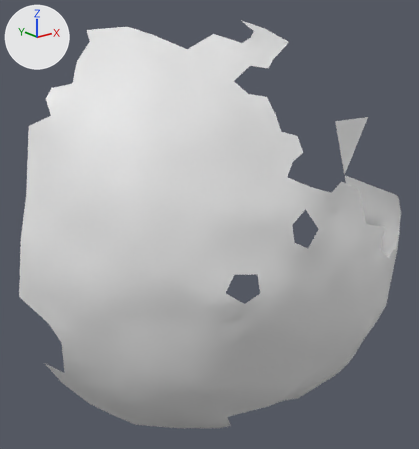
What one commit did to the OBJ model res/final/onecam_fullvolume/06/cleanedup/FullVolium.000159.obj.
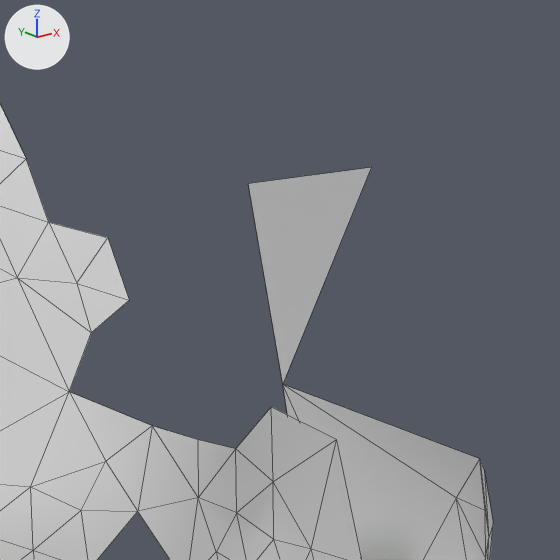
Old and new are each drawn whole from a 50 mm camera at (354.7, 301.4, -137.4) aimed at (472.4, 448.5, -196.3) and again close up on the part from 64% to 100% of the width and 16% to 50% of the height. Lighting does not change. The marker at upper left points along +X, +Y and +Z. The close-ups show mesh edges as thin lines. Where no turn or scale is listed for an object, it has been applied to the vertices.

Objects in the first close-up: 'FullVolium.000159'.
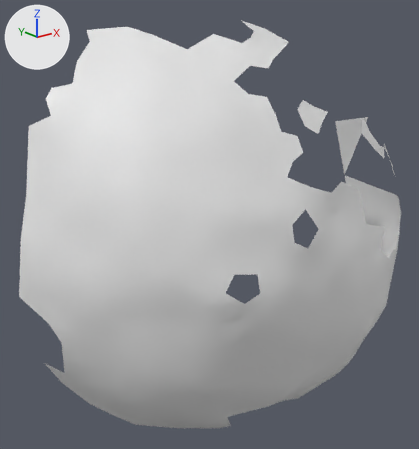
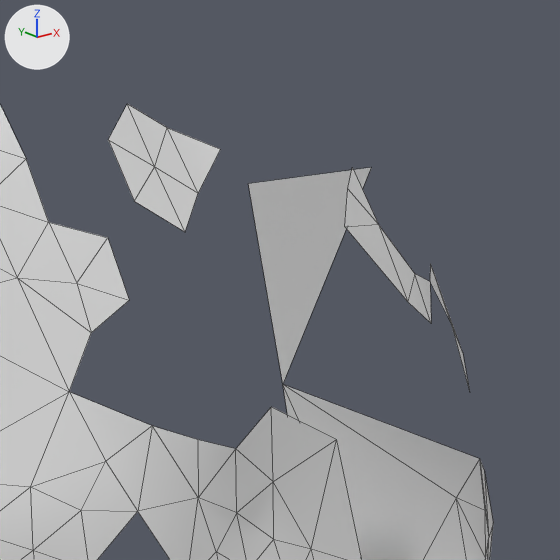
Changed parts and their boxes (x1, y1, x2, y2) in the close-ups (560 x 560 px):
'FullVolium.000159', reshaped
    before: (0, 106, 493, 560)
    after: (0, 104, 493, 560)
part 1 of me_fullvolium_000159, added
    after: (345, 168, 470, 391)
part 2 of me_fullvolium_000159, added
    after: (108, 104, 220, 232)

The edits, one by one:
me_fullvolium_000159 is used by ob_fullvolium_000159; location (0.0, 0.0, 0.0).
Verts and faces of me_fullvolium_000159; kept vertices keep their numbers, new ones are numbered from 480.
me_fullvolium_000159 had 480 vertices, 871 faces and spanned x 409.1..553.4, y 397.8..485.4, z -260.6..-130.8.
me_fullvolium_000159 now has 501 vertices, 888 faces and spans x 409.1..553.4, y 397.8..485.4, z -260.6..-130.8.
me_fullvolium_000159 part 1: a new loose piece of 13 vertices spanning x 502.1..525.0, y 409.7..417.2, z -180.4..-160.0.
Part 2, on me_fullvolium_000159:
New vertex 480 is at (476.8, 414.7, -155.2), pixel (108, 139).
New vertex 481 is at (476.7, 411.7, -159.5), pixel (134, 201).
New vertex 482 is at (480.3, 409.8, -161.9), pixel (185, 232).
New vertex 483 is at (480.5, 413.2, -157.4), pixel (154, 166).
New vertex 484 is at (480.7, 416.5, -152.9), pixel (127, 103).
New vertex 485 is at (484.3, 412.0, -159.6), pixel (198, 193).
New vertex 486 is at (484.5, 415.7, -154.9), pixel (167, 127).
New vertex 487 is at (488.5, 413.7, -156.7), pixel (220, 149).
New faces: (480, 481, 483), (481, 482, 483), (482, 485, 483), (485, 487, 486), (483, 485, 486), (480, 483, 484).
New faces: (483, 486, 484).
